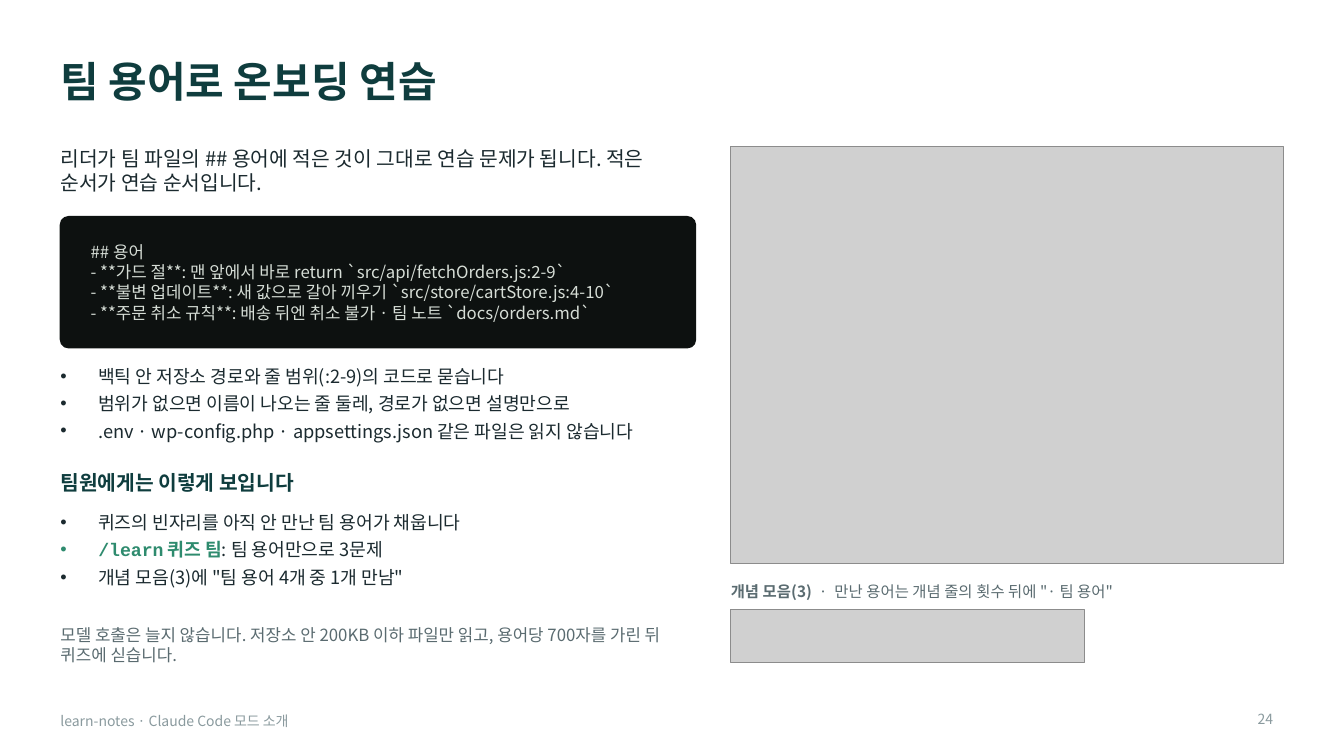
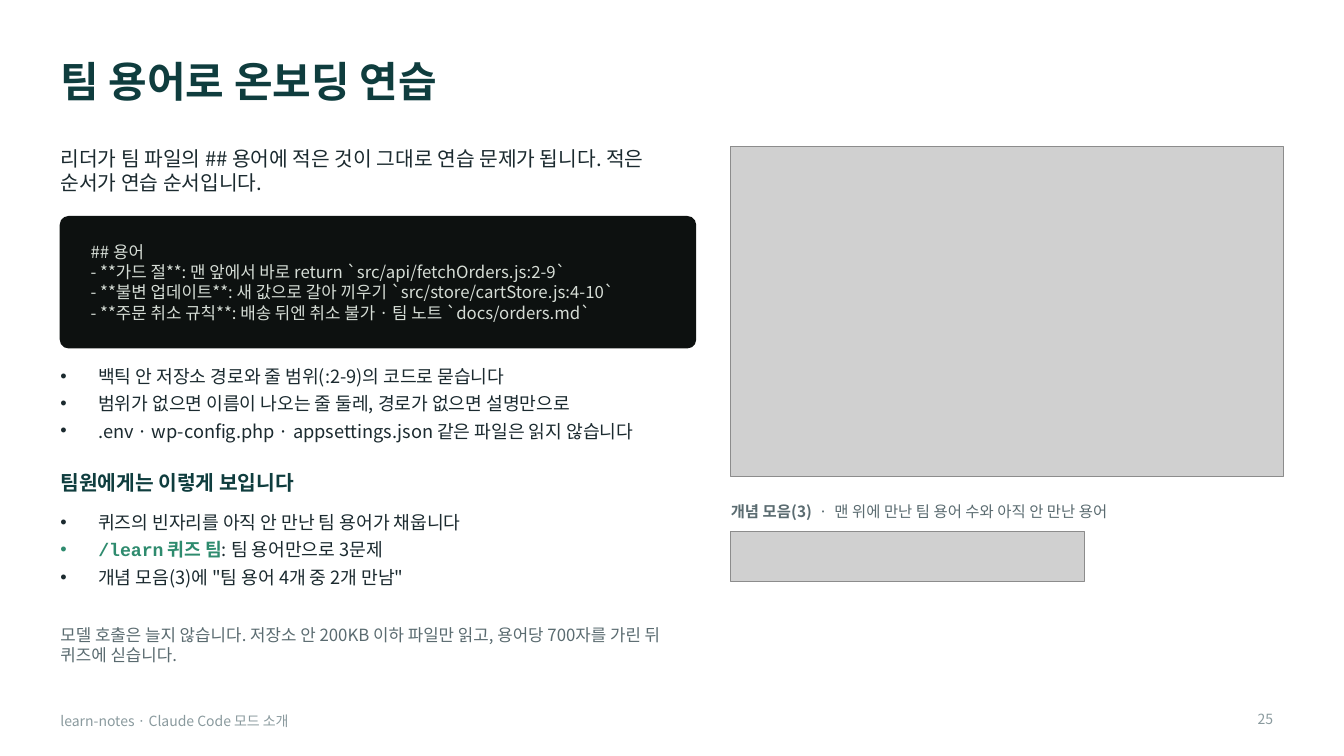
Before and after one commit to Owen-YC/learn-notes, a slide deck: slide 25 of docs/team/learn-notes-intro.pptx (slide 24 before the commit). Drawn at 1344x756 pixels with LibreOffice and Linux fonts; fonts in the diff are those of the drawing; grey boxes stand for pictures. Boxes give left, top, right and bottom in pixels: in the first picture for what was removed or moved away, otherwise in the second. Text is boxed around its words. In the diff, an @@ line names an element or a change of style, - is before the commit and + after.

```diff
--- a/docs/team/learn-notes-intro.pptx
+++ b/docs/team/learn-notes-intro.pptx
@@ picture: place and size @@
-picture at (731,146,1284,564)
+picture at (731,146,1284,477)
@@ text at (731,504,1107,520): text changed @@
-개념 모음(3) · 만난 용어는 개념 줄의 횟수 뒤에 "· 팀 용어"
+개념 모음(3) · 맨 위에 만난 팀 용어 수와 아직 안 만난 용어
@@ picture added at (731,532,1085,582) @@
@@ text at (98,569,403,588): text changed @@
-• 개념 모음(3)에 "팀 용어 4개 중 1개 만남"
+• 개념 모음(3)에 "팀 용어 4개 중 2개 만남"
@@ picture removed at (731,610,1085,663) @@
@@ page number at (1258,713,1274,724): text changed @@
-24
+25
```
Also in this commit, not shown: 16 other slides changed, 2 slides added, 22 other files.
